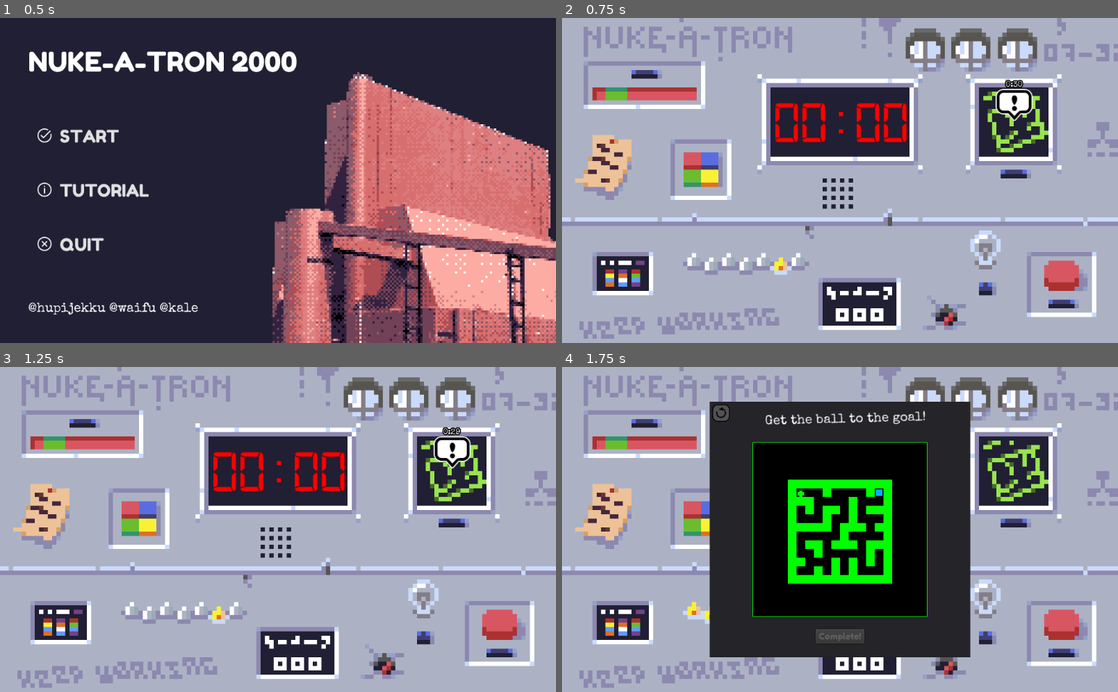
Above: before the commit, frames 1-4 (two rows, left to right).
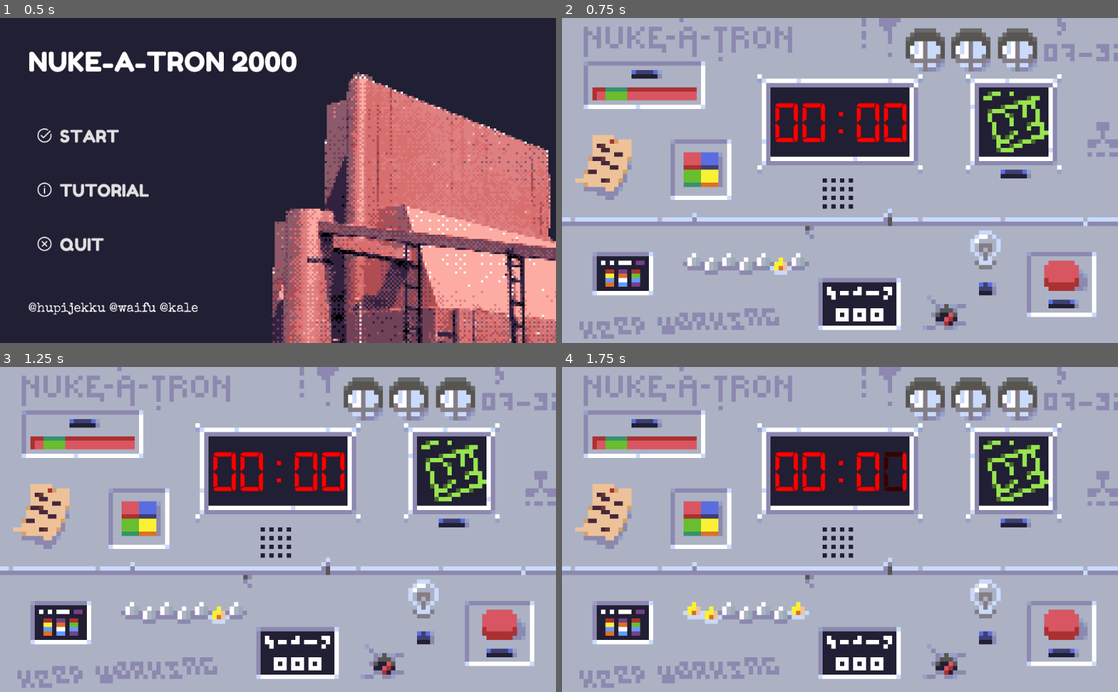
Above: after the commit, the same moments.

Repository: hupijekku/LD46
Game: Godot game, scene res://Scenes/Games/Main.tscn
Two runs of this game, one before a commit and one after it. Both use one fixed random seed, a clock stepped at 60 frames per second and the inputs below.
Inputs (mouse positions are in pixels of both pictures, inside the frame that each line leads up to):
- Up to frame 1 (0.5 s): no input
- Up to frame 2 (0.75 s): click "START" at 0.5 s
- Up to frame 3 (1.25 s): no input
- Up to frame 4 (1.75 s): click (1012, 451) at 1.27 s

Frame 1 is identical in both runs. In frame 2, 0.6% of the frame differs, in the area x 77-85%, y 19-32%; in frame 3, 0.6%; in frame 4, 36%, in the area x 26-74%, y 10-90%.

Commit message:
Shade for mini games and small changes..?

Diff:
--- a/Project/Scenes/Games/Main.tscn
+++ b/Project/Scenes/Games/Main.tscn
@@ -1,10 +1,9 @@
-[gd_scene load_steps=27 format=2]
+[gd_scene load_steps=26 format=2]
 
 [ext_resource path="res://Scripts/Main.gd" type="Script" id=1]
 [ext_resource path="res://Scenes/MainMenu.tscn" type="PackedScene" id=2]
 [ext_resource path="res://Scenes/Message.tscn" type="PackedScene" id=3]
 [ext_resource path="res://Scenes/Clock.tscn" type="PackedScene" id=4]
-[ext_resource path="res://Scenes/PopUp.tscn" type="PackedScene" id=5]
 [ext_resource path="res://Scenes/GameOver.tscn" type="PackedScene" id=6]
 [ext_resource path="res://Sprites/boom.png" type="Texture" id=7]
 [ext_resource path="res://Audio/explosion.ogg" type="AudioStream" id=8]
@@ -384,10 +383,18 @@
 margin_bottom = 455.0
 text = "Open ColorText"
 
-[node name="PopUp" parent="Game" instance=ExtResource( 5 )]
-position = Vector2( 832.684, 193.05 )
-
 [node name="GUI" type="CanvasLayer" parent="."]
+
+[node name="PopUps" type="Node" parent="GUI"]
+
+[node name="MGShade" type="ColorRect" parent="GUI"]
+visible = false
+anchor_right = 1.0
+anchor_bottom = 1.0
+color = Color( 0, 0, 0, 0.411765 )
+__meta__ = {
+"_edit_use_anchors_": false
+}
 
 [node name="MGs" type="Node" parent="GUI"]
 
--- a/Project/Scripts/Globals.gd
+++ b/Project/Scripts/Globals.gd
@@ -54,3 +54,6 @@
 	high_score = save_stuff.attemps
 	save_file.close()
 	print("Game loaded")
+
+func show_shade(): get_node(main_path + "GUI/MGShade/").show()
+func hide_shade(): get_node(main_path + "GUI/MGShade/").hide()
--- a/Project/Scripts/Main.gd
+++ b/Project/Scripts/Main.gd
@@ -46,7 +46,7 @@
 
 func pop_up(game, pos):
 	var popup_inst = popup_res.instance()
-	$GUI/MGs.add_child(popup_inst)
+	$GUI/PopUps.add_child(popup_inst)
 	popup_inst.init_popup(default_time, game)
 	popup_inst.position = pos
 
--- a/Project/Scripts/PopUp.gd
+++ b/Project/Scripts/PopUp.gd
@@ -18,7 +18,8 @@
 func _on_Bubble_pressed():
 	var game_load = load(Globals.games[sel_game])
 	var game_inst = game_load.instance()
-	get_node(Globals.main_path + "Game/").add_child(game_inst)
+	get_node(Globals.main_path + "GUI/MGs/").add_child(game_inst)
+	Globals.show_shade()
 	queue_free()
 
 
